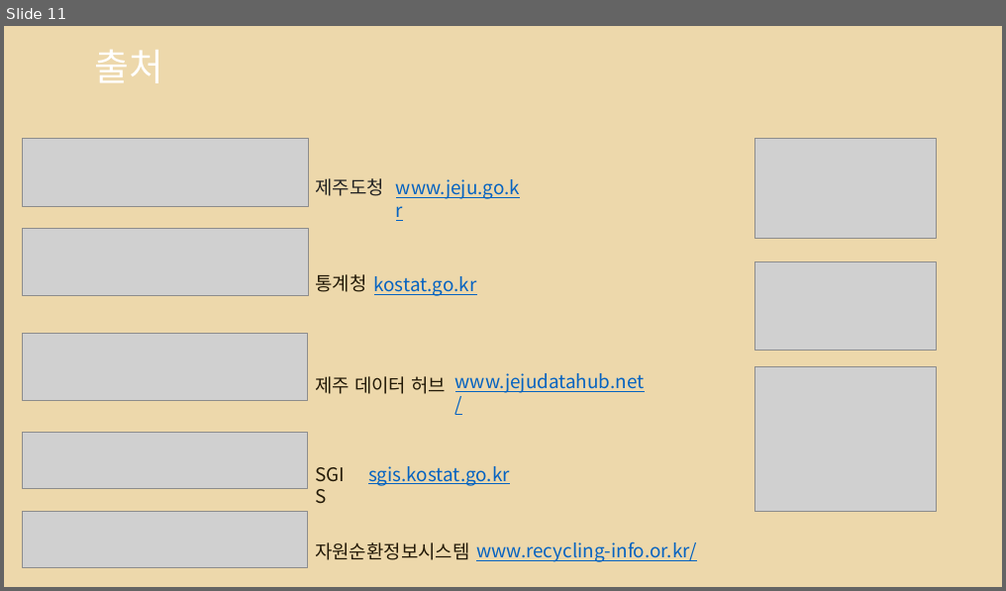
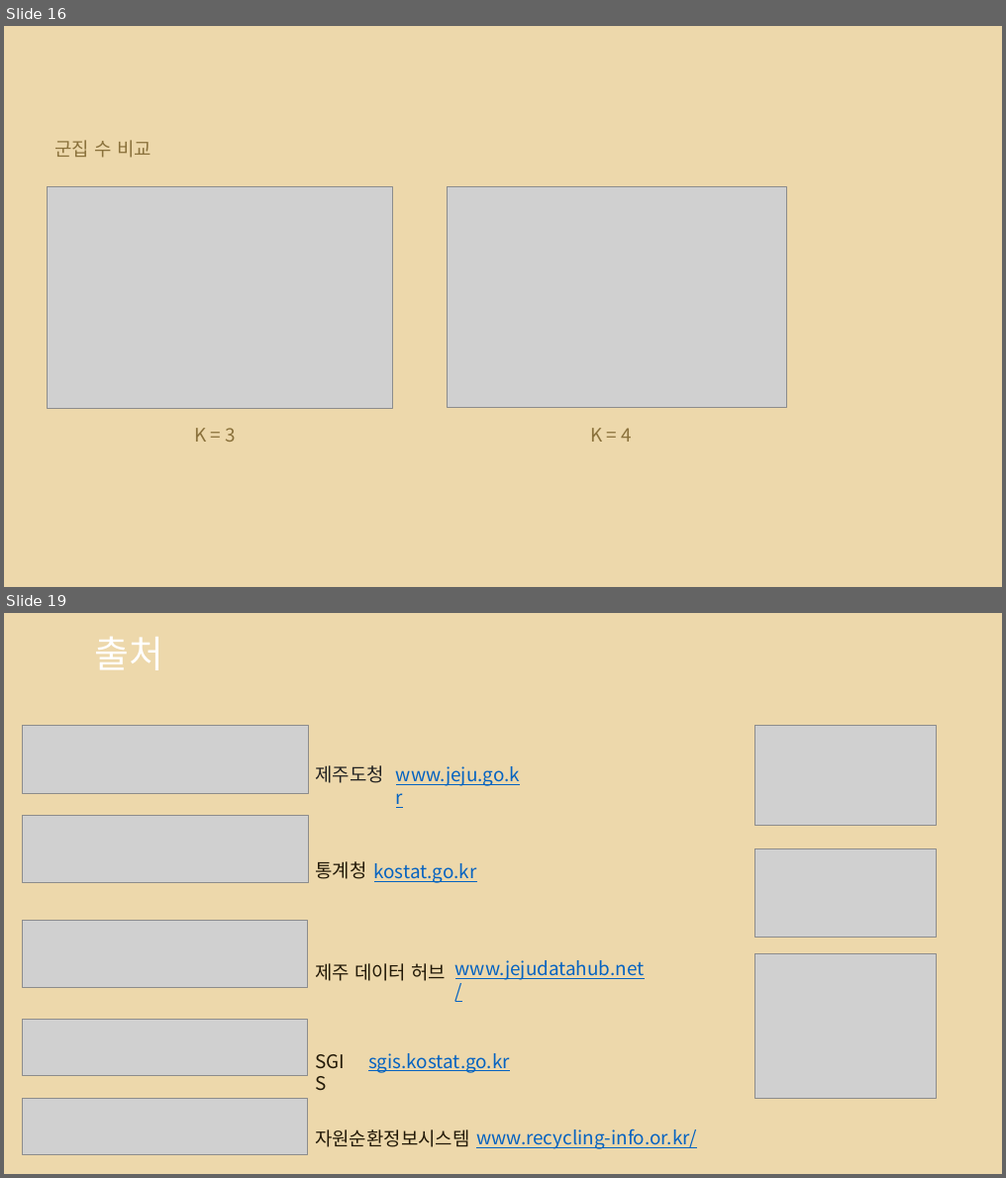
Before and after one commit to so-jeong0127/Python-Project, a slide deck: 3조_1차_재활용도움센터 위치 선정.pptx. Shown one above the other, each under a label of ours: slide 11 before the commit, slides 16 and 19 after it; the slides between them are not shown. The pictures are 1006x591 and 1006x1178 pixels, drawn with LibreOffice and Linux fonts; fonts in the diff are those of the drawing; grey boxes stand for pictures; background and template pictures are left out. Boxes give left, top, right and bottom in pixels: in the first picture for what was removed or moved away, otherwise in the second. Text is boxed around its words. In the diff, an @@ line names an element or a change of style, - is before the commit and + after.

```diff
--- a/3조_1차_재활용도움센터 위치 선정.pptx
+++ b/3조_1차_재활용도움센터 위치 선정.pptx
@@ slide 16 added at (4, 26, 1002, 587), background picture (left out) @@
@@ text added at (54, 140, 152, 158), 18 pt, text #8A713B @@
+군집 수 비교
@@ picture added at (48, 186, 393, 408) @@
@@ picture added at (447, 186, 786, 407) @@
@@ text added at (194, 428, 235, 442), 18 pt, text #8A713B @@
+K = 3
@@ text added at (590, 428, 631, 442), 18 pt, text #8A713B @@
+K = 4
@@ what was slide 11 is now slide 19 @@
```
Also in this commit, not shown: 8 other slides added, 1 slide removed, 1 other file.
